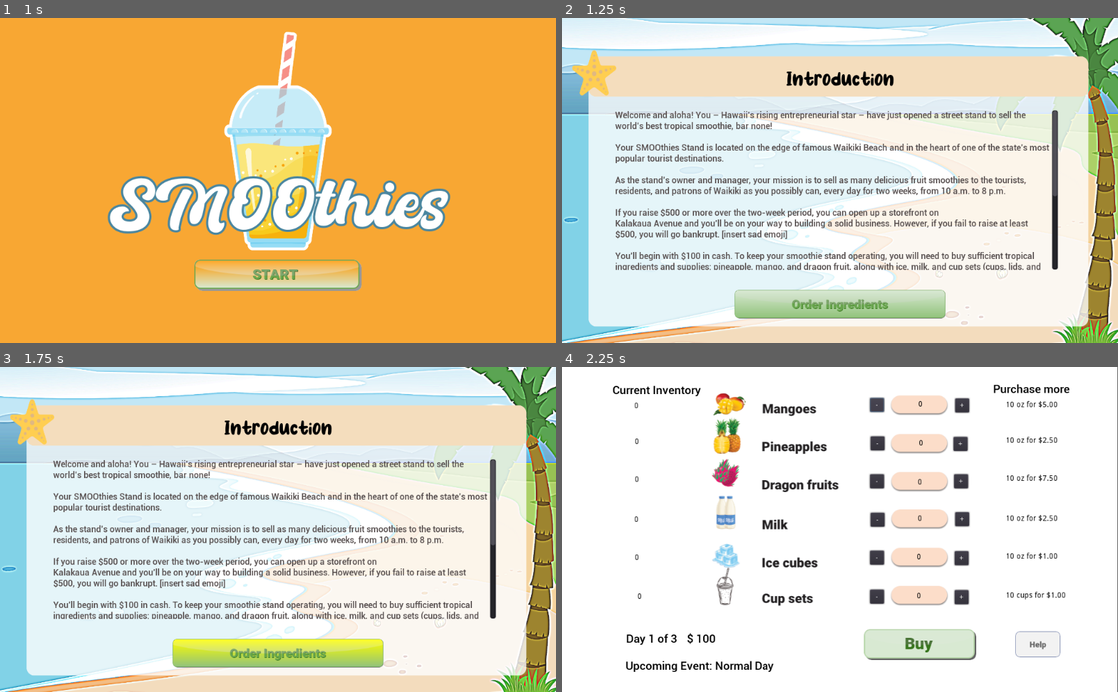
Above: before the commit, frames 1-4 (two rows, left to right).
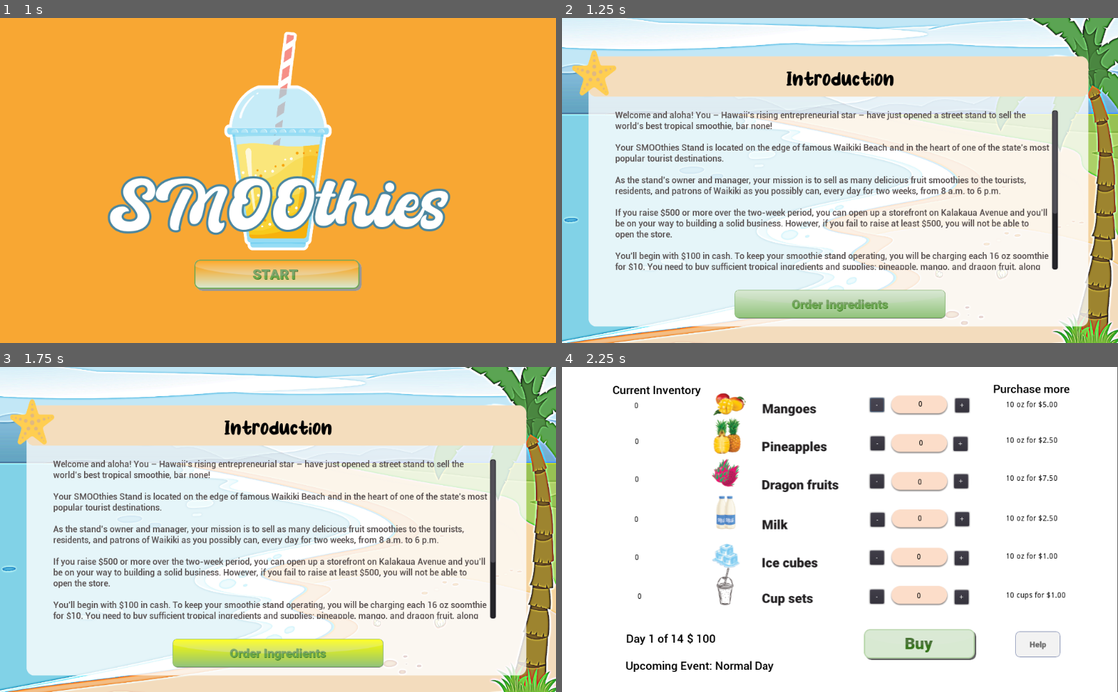
Above: after the commit, the same moments.

Repository: thepriscillawang/SMOOthies
Game: Godot game, scene res://Scenes/Main.tscn
Same seed, same stepped clock (60 frames per second), same inputs: the game is played once before the commit and once after it. Sound files missing from this copy of the repository are replaced by a short silence.
Inputs (mouse positions are in pixels of both pictures, inside the frame that each line leads up to):
- Up to frame 1 (1 s): click (278, 274) at 0.5 s
- Up to frame 2 (1.25 s): no input
- Up to frame 3 (1.75 s): click (278, 653) at 1.25 s
- Up to frame 4 (2.25 s): click "-" at 2 s

Frame 1 is identical in both runs. In frame 2, 3.0% of the frame differs, in the area x 9-90%, y 52-78%; in frame 3, 3.0%; in frame 4, less than 0.1%.

Commit message:
edited text

Diff:
--- a/src/SMOOthies/Scenes/Algorithm.gd
+++ b/src/SMOOthies/Scenes/Algorithm.gd
@@ -52,7 +52,6 @@
 
 #buy 10 at a time
 func buy_ingredient(ingredient, add_or_sub):
-	print(ingredient)
 	update_inventory(ingredient, add_or_sub)
 	if (ingredient == "mango"):
 		var bulk_price_mango = price_mango * 10
--- a/src/SMOOthies/Scenes/Global.gd
+++ b/src/SMOOthies/Scenes/Global.gd
@@ -1,6 +1,6 @@
 extends Node
 
-var total_days = 3
+var total_days = 14
 var req_amount_to_open_store = 100
 var special_events = []
 var curr_day_num_cups_sold = 0
--- a/src/SMOOthies/Scenes/Ingredients.gd
+++ b/src/SMOOthies/Scenes/Ingredients.gd
@@ -5,7 +5,6 @@
 func update_ingredient_label(ingredient):
 	$MoneyLabel.text = "$ " + str(Global.curr_money)
 	if (ingredient == "mango"):
-		print("in mango")
 		$IngredientsPurchase/CurrMangoLabel.text = str(Global.curr_mango)
 		$YouHave/CurrMango.text = str(Global.inventory_mango)
 	elif(ingredient ==  "pineapple"):
--- a/src/SMOOthies/Scenes/Intro.tscn
+++ b/src/SMOOthies/Scenes/Intro.tscn
@@ -48,16 +48,11 @@
 
 Your SMOOthies Stand is located on the edge of famous Waikiki Beach and in the heart of one of the state’s most popular tourist destinations.
 
-As the stand’s owner and manager, your mission is to sell as many delicious fruit smoothies to the tourists, residents, and patrons of Waikiki as you possibly can, every day for two weeks, from 10 a.m. to 8 p.m.
+As the stand’s owner and manager, your mission is to sell as many delicious fruit smoothies to the tourists, residents, and patrons of Waikiki as you possibly can, every day for two weeks, from 8 a.m. to 6 p.m.
 
-If you raise $500 or more over the two-week period, you can open up a storefront on
-Kalakaua Avenue and you’ll be on your way to building a solid business. However, if you fail to raise at least $500, you will go bankrupt. [insert sad emoji]
+If you raise $500 or more over the two-week period, you can open up a storefront on Kalakaua Avenue and you’ll be on your way to building a solid business. However, if you fail to raise at least $500, you will not be able to open the store.
 
-You’ll begin with $100 in cash. To keep your smoothie stand operating, you will need to buy sufficient tropical ingredients and supplies: pineapple, mango, and dragon fruit, along with ice, milk, and cup sets (cups, lids, and straws). Finding and creating the perfect recipe proportions will be critical to your success!
-
-To make enough money, you will need to set a sales price that produces enough revenue to buy what you need each day and still turn a profit. But be careful – overpricing your product can cause sales to drop.
-
-If sales do fall, you can hold a two-for-one sale, stay open longer, or put up balloons. Also, be sure to listen to your customers’ comments and keep or change the smoothie recipe in response to their likes and dislikes.
+You’ll begin with $100 in cash. To keep your smoothie stand operating, you will be charging each 16 oz soomthie for $10. You need to buy sufficient tropical ingredients and supplies: pineapple, mango, and dragon fruit, along with ice, milk, and cup sets (cups, lids, and straws). Finding and creating the perfect smoothie recipe will be critical to your success!
 
 Some days will be great – there are parades and sports events that will increase sales; but stay alert - your ingredients may spoil and those Waikiki birds can fly off with your fruit!
 
--- a/src/SMOOthies/Scenes/ReportOpenStore.tscn
+++ b/src/SMOOthies/Scenes/ReportOpenStore.tscn
@@ -30,7 +30,7 @@
 margin_bottom = 310.0
 custom_colors/default_color = Color( 0, 0, 0, 1 )
 custom_fonts/normal_font = SubResource( 1 )
-text = "	Congratulations! You did it! You successfully earned at least $500 to establish your SMOOthie storefront on Kalakaua Avenue. Great job!
+text = "Congratulations! You did it! You successfully earned at least $500 to establish your SMOOthie storefront on Kalakaua Avenue. Great job!
 "
 
 [node name="PlayAgainButton" type="TextureButton" parent="."]
--- a/src/SMOOthies/Scenes/Simulation.gd
+++ b/src/SMOOthies/Scenes/Simulation.gd
@@ -63,12 +63,11 @@
 
 func _on_FastForwardButton_pressed():
 	is_fast_forward = true
-	$Timer2.wait_time = 0.05
+	$Timer2.wait_time = 0.03
 #	$Timer2.start()
 	$FastForwardButton.disabled = true
 	$NormalSpeedButton.disabled = false
 	$SpeedButton.play()
-
 
 var position_x = 0
 var pause_for_purchase = 10
--- a/src/SMOOthies/Scenes/Simulation.tscn
+++ b/src/SMOOthies/Scenes/Simulation.tscn
@@ -140,13 +140,13 @@
 position = Vector2( 168, 419.5 )
 scale = Vector2( 0.908571, 0.886667 )
 frames = SubResource( 5 )
-frame = 1
 playing = true
 
 [node name="Character_02" type="AnimatedSprite" parent="."]
 visible = false
 position = Vector2( 804, 395 )
 frames = SubResource( 6 )
+frame = 2
 speed_scale = 1.2
 playing = true
 
@@ -164,6 +164,7 @@
 position = Vector2( 343.5, 351 )
 scale = Vector2( 1.30571, 1.19111 )
 frames = SubResource( 8 )
+frame = 2
 playing = true
 
 [node name="FastForwardButton" type="TextureButton" parent="."]
